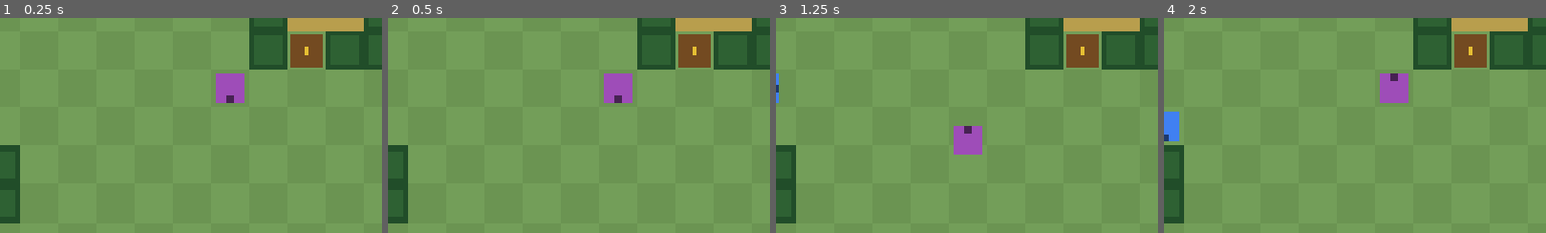
Above: before the commit, frames 1-4 (left to right).
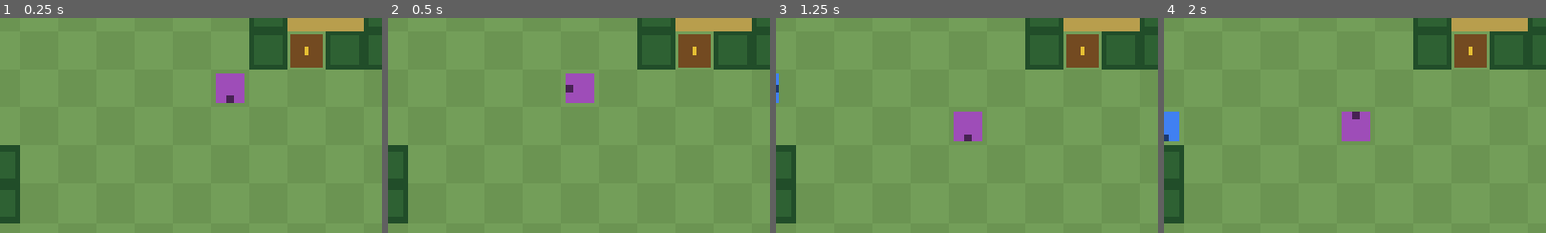
Above: after the commit, the same moments.

Repository: KaydenClark/Dungeon_Friends_Game
Game: Godot game, scene res://scenes/main.tscn
Same seed, same stepped clock (60 frames per second), same inputs: the game is played once before the commit and once after it.
Inputs:
- Up to frame 1 (0.25 s): no input
- Up to frame 2 (0.5 s): no input
- Up to frame 3 (1.25 s): tap Enter (confirm) at 0.5 s; hold D (move_right) from 0.53 s (still down); hold E (interact) from 0.53 s (still down)
- Up to frame 4 (2 s): release D (move_right) at 1.28 s; release E (interact) at 1.28 s; hold S (move_down) from 1.28 s (still down); tap Enter (confirm) at 1.35 s; tap E (interact) at 1.55 s
The pictures show only the part of the screen within x 42-92%, y 24-74%; the shares and areas given below are measured in that part.

Frame 1 is identical in both runs. In frame 2, 2.1% of the frame differs, in the area x 46-64%, y 25-40%; in frame 3, 1.1%; in frame 4, 2.1%.

Commit message:
Round 2 playtest fixes: dialogue re-open + autonomous slime
B-01 (round 2): the real dialogue-exit bug was the player re-opening the
box via same-frame interact polling on the press that closed it. Add a
250ms interact lockout (SceneManager.last_ui_close_ms) after any dialogue
closes. Walking away worked before because movement out-prioritizes
interact; now pressing E to close works too.

B-02 (round 2): slime froze whenever the player stood still because it
only stepped on player_moved (synchronized turns). Move it to autonomous
timer-driven stepping (STEP_INTERVAL 0.35s): wander until the player is
within TRACK_RADIUS, then chase continuously. Retires the documented
synchronized-turn invariant; BLUEPRINT invariant + Design Decisions row
updated to match.

B-03 confirmed good by Kayden, closed.

Headless: --import clean, main.tscn clean, slice_smoke_test 26/26 across
5 consecutive runs (checked for timing flakiness now that enemy movement
is real-time).

Co-Authored-By: Claude Opus 4.8 <noreply@anthropic.com>

Diff:
--- a/game/scripts/autoload/scene_manager.gd
+++ b/game/scripts/autoload/scene_manager.gd
@@ -31,6 +31,9 @@
 var flags := {}
 
 var ui_busy := false
+## Set when a dialogue closes. The player polls interact each frame, so without
+## this the same keypress that closes a box re-opens it on the next frame.
+var last_ui_close_ms := 0
 var in_encounter := false
 var current_dialogue: DialogueBox
 
@@ -76,6 +79,7 @@
 	current_dialogue = null
 	box.queue_free()
 	ui_busy = false
+	last_ui_close_ms = Time.get_ticks_msec()
 
 
 func start_encounter(enemy: OverworldEnemy) -> void:
--- a/game/scripts/dev/forest_slice.gd
+++ b/game/scripts/dev/forest_slice.gd
@@ -78,6 +78,7 @@
 	var enemy := OverworldEnemy.new()
 	enemy.stats = load("res://data/enemies/forest_slime.tres")
 	register(enemy, enemy_cell)
+	enemy.target_player = player  # enemy moves autonomously; needs the player ref
 	enemies.append(enemy)
 
 	door = LockedDoor.new()
@@ -108,11 +109,8 @@
 
 
 func _on_player_moved() -> void:
-	# Synchronized turns: enemies step only when the player steps (locked
-	# decision - see BLUEPRINT.md -> Core Logic And Invariants).
-	for e in enemies.duplicate():
-		if is_instance_valid(e):
-			e.take_overworld_turn(player)
+	# Enemies now move on their own clock (see OverworldEnemy._process), so this
+	# only reacts to where the player lands - here, reaching the goal tiles.
 	if goal_cells.has(player.cell) and not SceneManager.flags.get("slice_complete", false):
 		SceneManager.flags["slice_complete"] = true
 		SceneManager.show_dialogue([
--- a/game/scripts/overworld/overworld_enemy.gd
+++ b/game/scripts/overworld/overworld_enemy.gd
@@ -1,32 +1,49 @@
 class_name OverworldEnemy
 extends GridActor
-## Enemy visible on the map (no random/invisible encounters - locked
-## decision). Moves only when the player moves (synchronized turns) and
-## triggers combat on contact.
+## Enemy visible on the map (no random/invisible encounters). Moves on its own
+## clock (not tied to the player's steps - revised 2026-07-05, supersedes the
+## old synchronized-turn model): it wanders on a timer until the player comes
+## within TRACK_RADIUS, then paths toward them and triggers combat on contact.
 
 ## Manhattan distance (in tiles) at which the enemy notices the player and
 ## starts closing in. Outside this it just wanders, so it reads as ambient
-## until you choose to approach.
+## until it spots you.
 const TRACK_RADIUS := 4
+## Seconds between steps (the tween itself takes `move_time` on top of this).
+const STEP_INTERVAL := 0.35
 
 var stats: EnemyStats
+var target_player: Player
+var _step_accum := 0.0
 
 
 func _ready() -> void:
 	_make_body(Color(0.62, 0.3, 0.72))
 
 
-func take_overworld_turn(player: Player) -> void:
-	if moving or stats == null or SceneManager.in_encounter:
+func _process(delta: float) -> void:
+	# Autonomous stepping: accumulate real time and take a grid step whenever the
+	# interval elapses, independent of the player. Frozen during combat, dialogue,
+	# or while a previous tween is still running.
+	if target_player == null or moving or stats == null \
+			or SceneManager.in_encounter or SceneManager.ui_busy:
 		return
+	_step_accum += delta
+	if _step_accum < STEP_INTERVAL:
+		return
+	_step_accum = 0.0
+	_act()
+
+
+func _act() -> void:
 	# MVP overworld AI: wander randomly until the player is within TRACK_RADIUS,
 	# then path toward them and bump into combat. Strict per-behavior AI
 	# (dedicated BIASED_TRACKING / PATTERN routines) is a Phase 4 concern; for
 	# now the one forest slime uses this hybrid regardless of ai_behavior.
-	var to_player: Vector2i = player.cell - cell
+	var to_player: Vector2i = target_player.cell - cell
 	var dist: int = absi(to_player.x) + absi(to_player.y)
 	if dist <= TRACK_RADIUS:
-		_step_toward(player)
+		_step_toward(target_player)
 	else:
 		_wander()
 
--- a/game/scripts/overworld/player.gd
+++ b/game/scripts/overworld/player.gd
@@ -30,7 +30,10 @@
 	if dir != Vector2i.ZERO:
 		try_step(dir)
 	elif Input.is_action_just_pressed("interact"):
-		interact()
+		# Ignore the interact press for a moment after a dialogue closes, so the
+		# same keypress that dismissed a box can't immediately re-open it.
+		if Time.get_ticks_msec() - SceneManager.last_ui_close_ms >= 250:
+			interact()
 
 
 func interact() -> void:
Not shown, changed: BLUEPRINT.md
Not shown, changed: TASKBOARD.md
